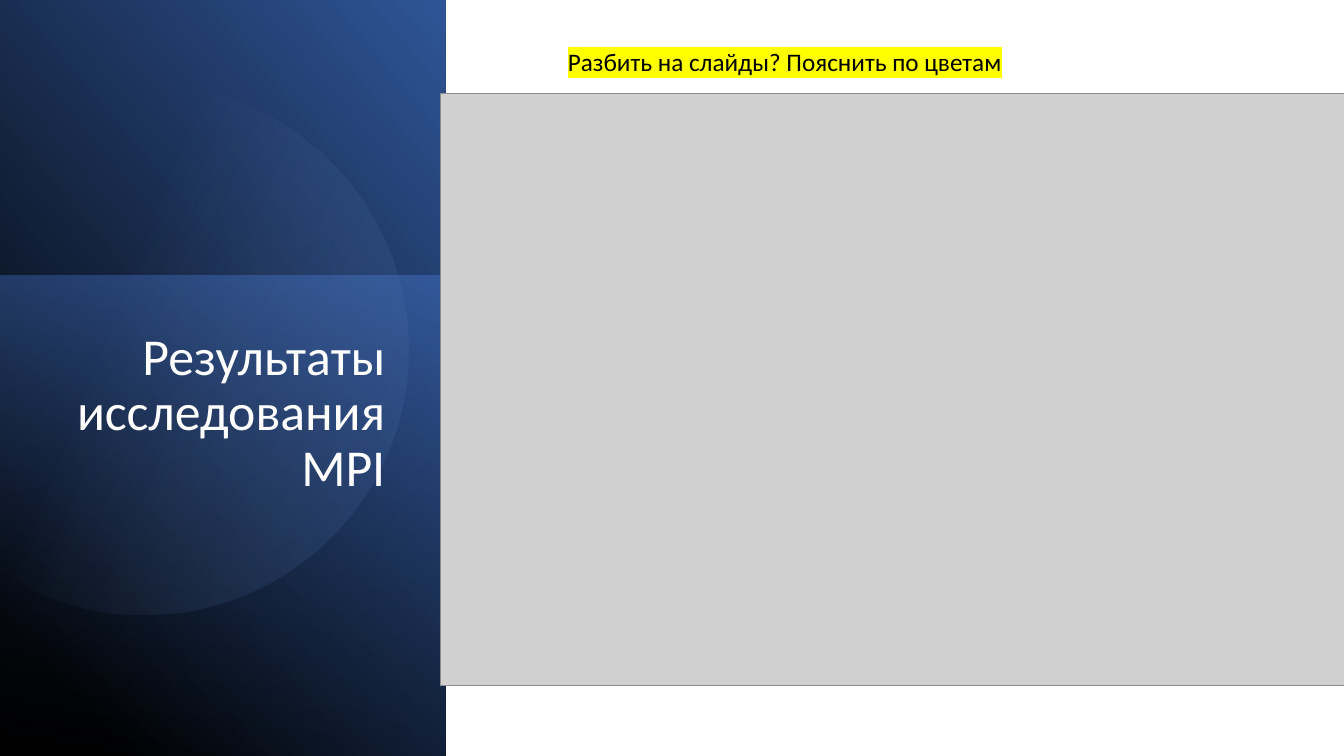
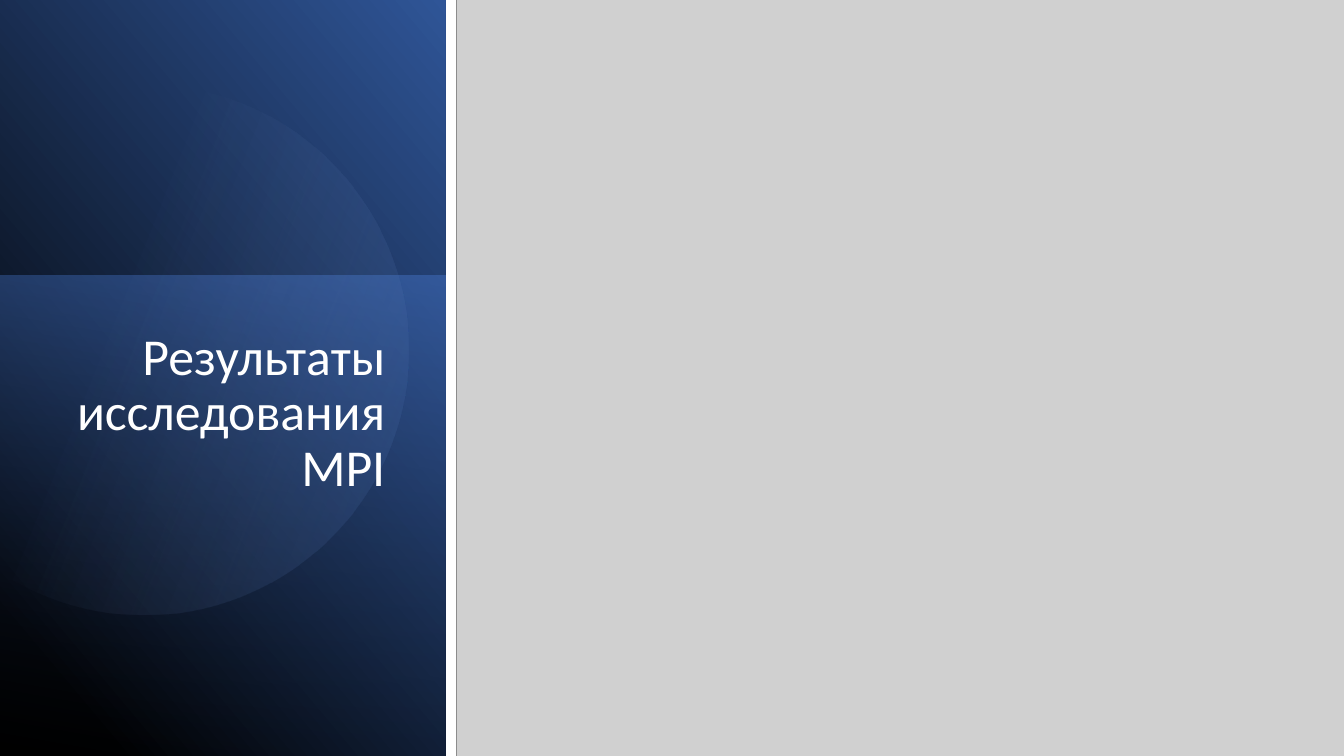
Before and after one commit to Arbuz-Nick/SpecSem, a slide deck: slide 10 of Диплом/Диплом.pptx. Drawn at 1344x756 pixels with LibreOffice and Linux fonts; fonts in the diff are those of the drawing; grey boxes stand for pictures. Boxes give left, top, right and bottom in pixels: in the first picture for what was removed or moved away, otherwise in the second. Text is boxed around its words. In the diff, an @@ line names an element or a change of style, - is before the commit and + after.

```diff
--- a/Диплом/Диплом.pptx
+++ b/Диплом/Диплом.pptx
@@ picture: place and size @@
-picture at [441, 93, 1344, 686]
+picture at [457, 0, 1344, 756]
@@ text removed at [568, 53, 1001, 75] @@
-Разбить на слайды? Пояснить по цветам
```
Also in this commit, not shown: 7 other slides changed, 2 slides added, 9 other files.
